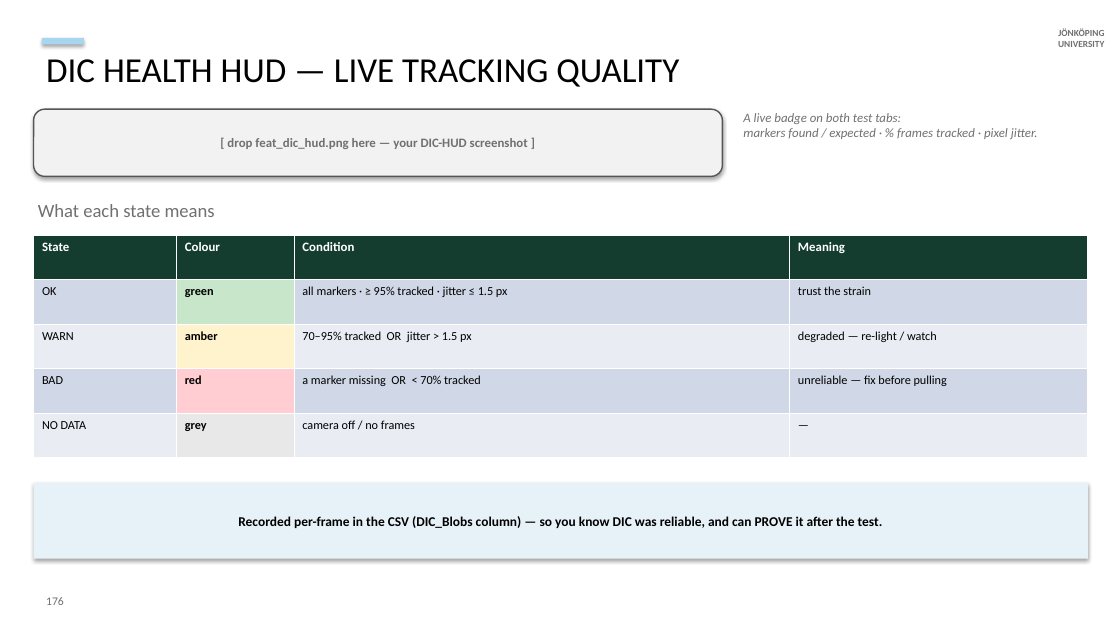
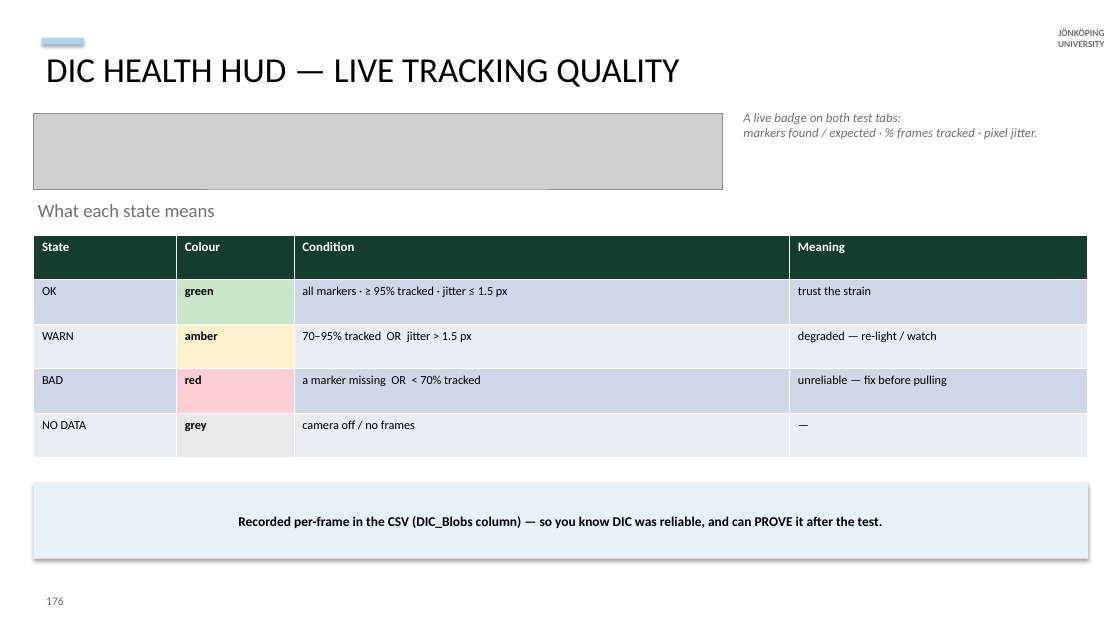
Before and after one commit to cenmir/UTM, a slide deck: slide 36 of documentation/V6a_8_6_20_slides.pptx. Drawn at 1120x630 pixels with LibreOffice and Linux fonts; fonts in the diff are those of the drawing; grey boxes stand for pictures. Boxes give left, top, right and bottom in pixels: in the first picture for what was removed or moved away, otherwise in the second. Text is boxed around its words. In the diff, an @@ line names an element or a change of style, - is before the commit and + after.

```diff
--- a/documentation/V6a_8_6_20_slides.pptx
+++ b/documentation/V6a_8_6_20_slides.pptx
@@ rounded rectangle removed at box(34, 109, 723, 176) @@
-[ drop feat_dic_hud.png here — your DIC-HUD screenshot ]
@@ picture added at box(34, 113, 723, 189) @@
```
Also in this commit, not shown: 1 other slide changed, 1 slide added, 4 other files.
